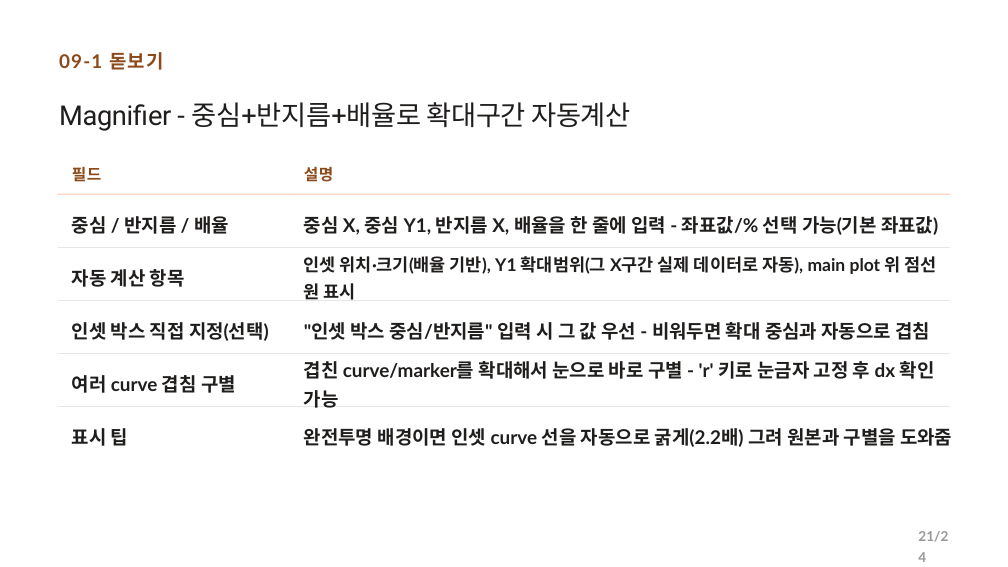
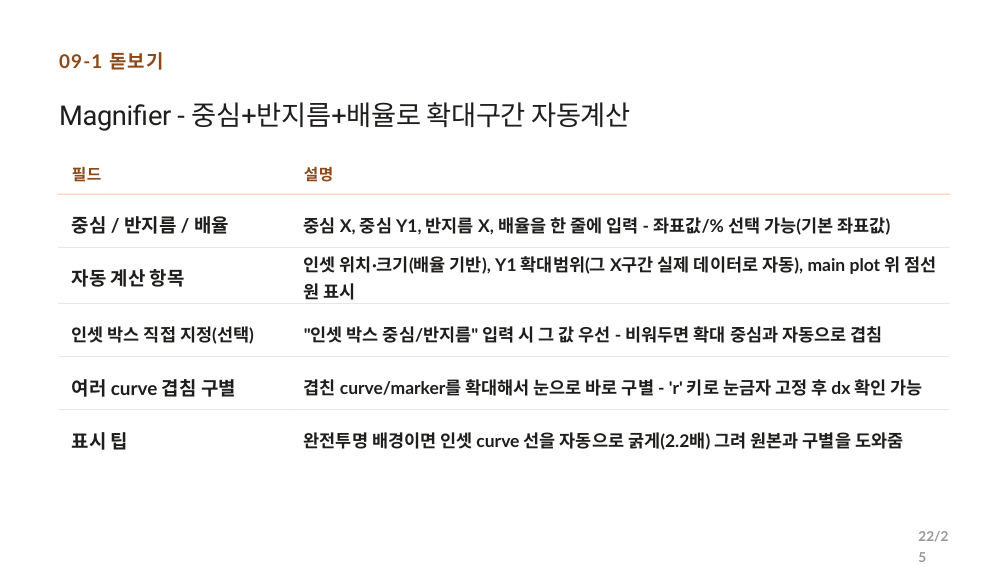
Before and after one commit to CWKIM113/CathPlot_Pub, a slide deck: slide 22 of CathPlot_발표.pptx (slide 21 before the commit). Drawn at 1008x567 pixels with LibreOffice and Linux fonts; fonts in the diff are those of the drawing. Boxes give left, top, right and bottom in pixels: in the first picture for what was removed or moved away, otherwise in the second. Text is boxed around its words. In the diff, an @@ line names an element or a change of style, - is before the commit and + after.

```diff
--- a/CathPlot_발표.pptx
+++ b/CathPlot_발표.pptx
@@ text "여러 curve 겹침 구별" moved from (x1=72, y1=375, x2=236, y2=393) to (x1=72, y1=379, x2=236, y2=397) @@
@@ text "표시 팁" moved from (x1=72, y1=428, x2=128, y2=446) to (x1=72, y1=432, x2=128, y2=450) @@
@@ size 27 to 25 pt in 5 elements at (x1=304, y1=214, x2=890, y2=237), (x1=72, y1=326, x2=254, y2=344), (x1=304, y1=326, x2=882, y2=343), (x1=304, y1=379, x2=923, y2=396), (x1=304, y1=432, x2=903, y2=450) @@
@@ text at (x1=918, y1=531, x2=948, y2=542): text changed @@
-21/24
+22/25
```
Also in this commit, not shown: 23 other slides changed, 1 slide added, 2 other files.
